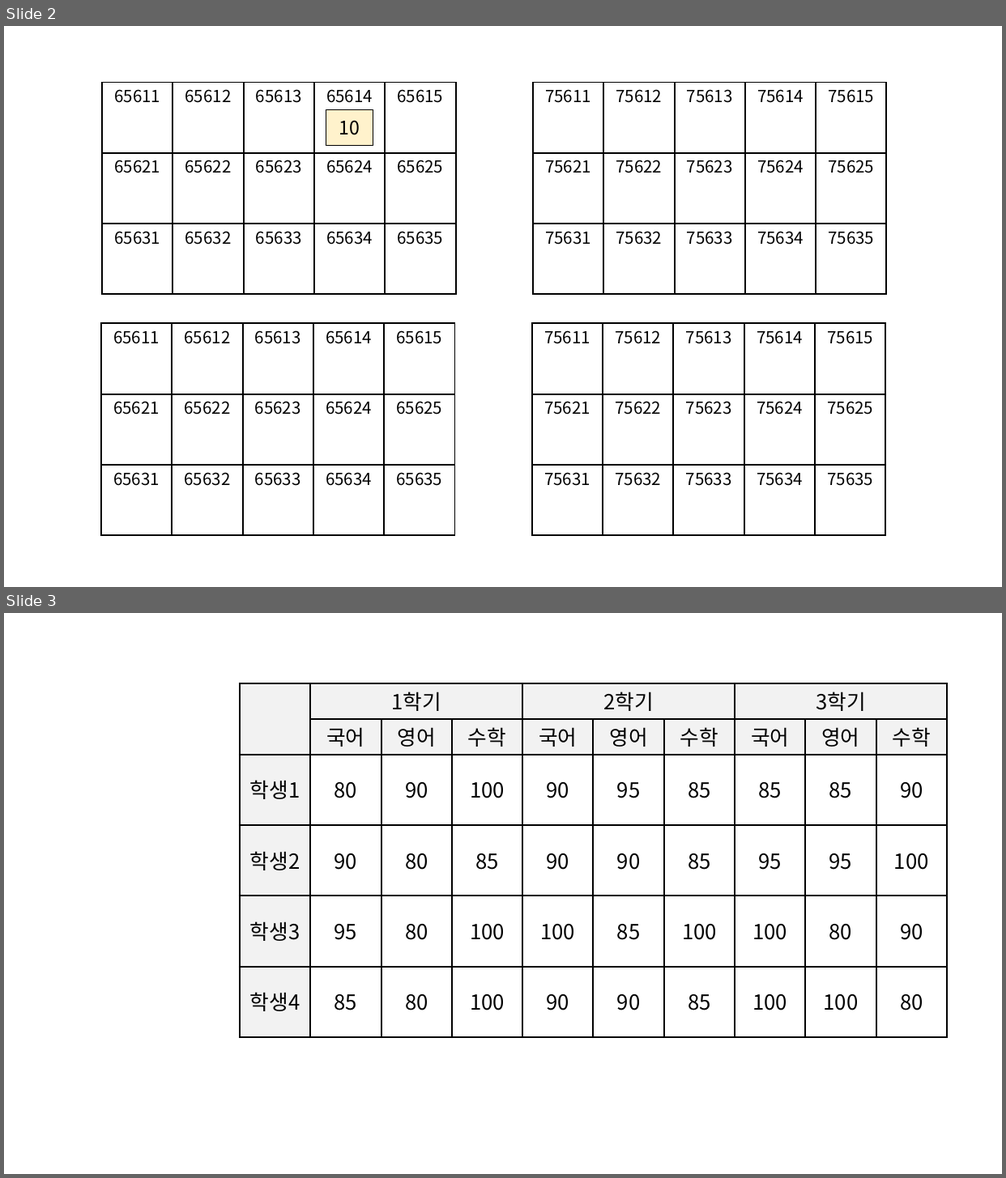
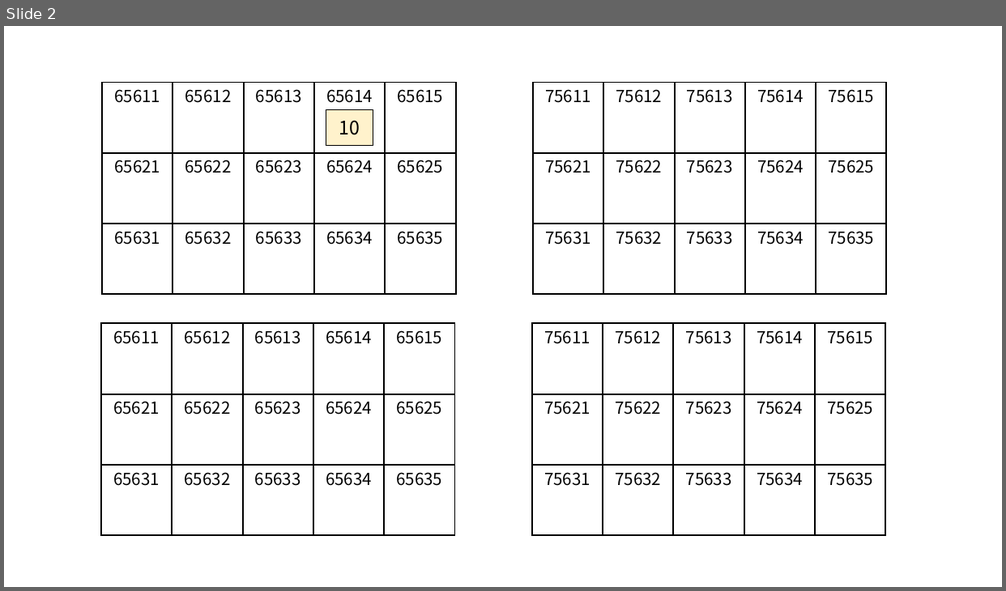
Before and after one commit to ho8566z/daily_log, a slide deck: create_notion_img.pptx. Shown one above the other, each under a label of ours: slides 2 and 3 before the commit, slide 2 after it. The pictures are 1006x1178 and 1006x591 pixels, drawn with LibreOffice and Linux fonts; fonts in the diff are those of the drawing. Boxes give left, top, right and bottom in pixels: in the first picture for what was removed or moved away, otherwise in the second. Text is boxed around its words. In the diff, an @@ line names an element or a change of style, - is before the commit and + after.

```diff
--- a/create_notion_img.pptx
+++ b/create_notion_img.pptx
@@ slide 3 removed at <box>4,613,1002,1174</box>, background #FFFFFF @@
@@ group removed at <box>240,684,948,1037</box>: 53 rectangles @@
-학생1
-80
-90
-100
-학생2
-90
-80
-85
-학생3
-95
-80
-100
-국어
-영어
-수학
-1학기
-학생4
-85
-80
-100
-90
-95
-85
-90
-90
-85
-100
-85
-100
-국어
-영어
-수학
-2학기
-90
-90
-85
-85
-85
-90
-95
-95
-100
-100
-80
-90
-국어
-영어
-수학
-3학기
-100
-100
-80
```
Also in this commit, not shown: 1 slide added, 5 other files.
